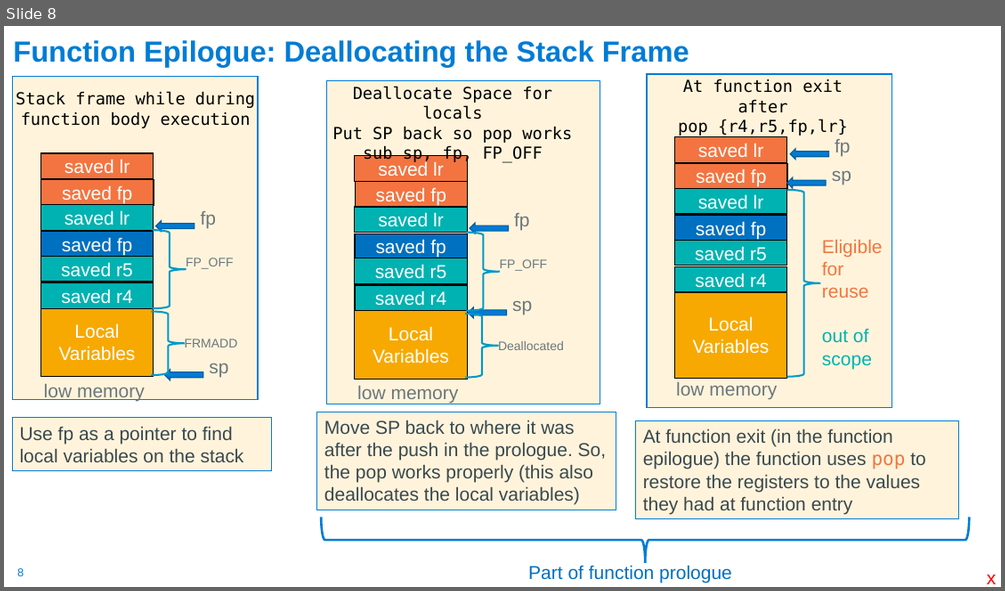
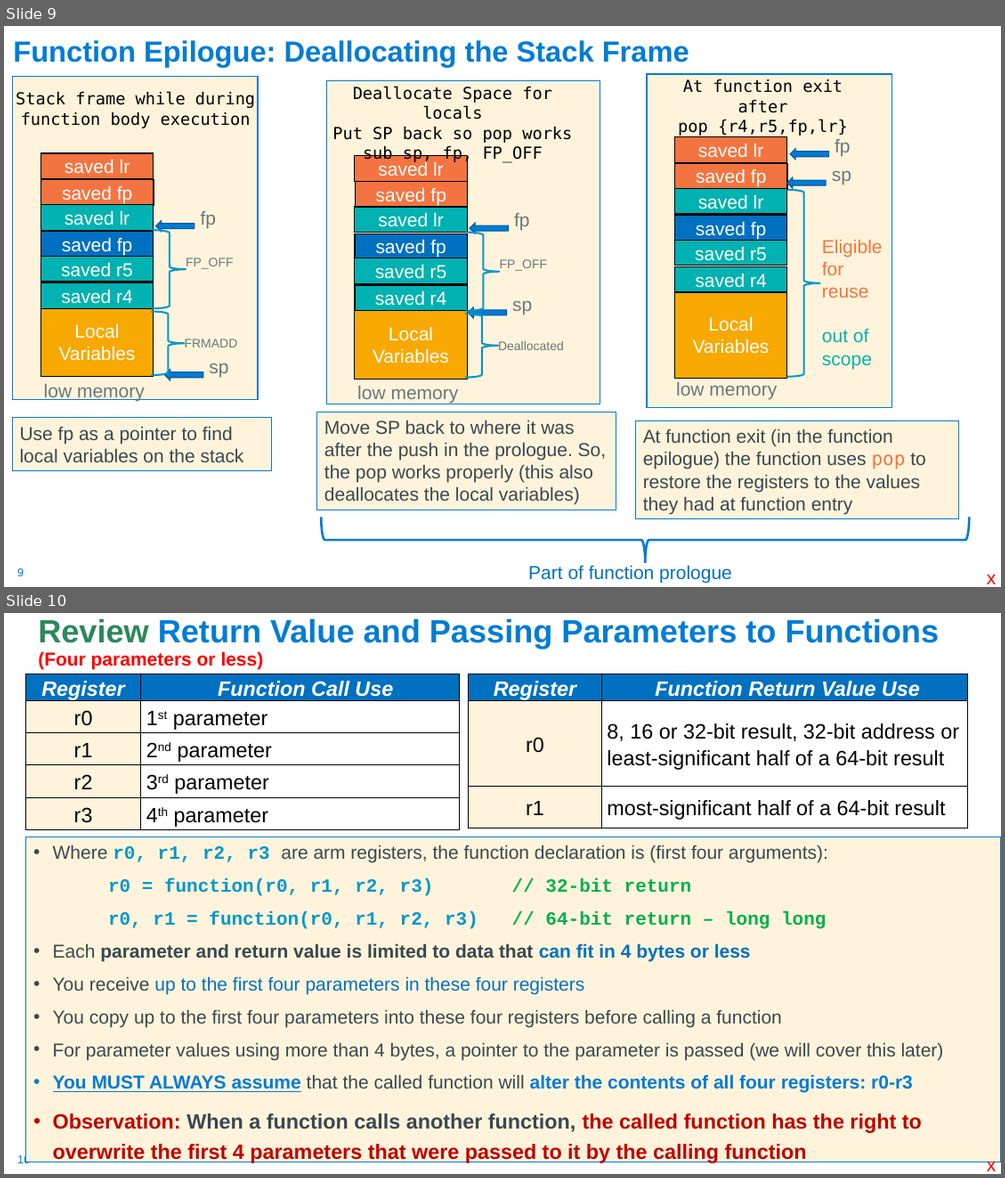
Before and after one commit to cse30-fa22/Muller_CSE30_Lecture_Slides, a slide deck: 10_Assm_Part5.pptx. Shown one above the other, each under a label of ours: slide 8 before the commit, slides 9 and 10 after it. The pictures are 1005x591 and 1005x1178 pixels, drawn with LibreOffice and Linux fonts; fonts in the diff are those of the drawing. Boxes give left, top, right and bottom in pixels: in the first picture for what was removed or moved away, otherwise in the second. Text is boxed around its words. In the diff, an @@ line names an element or a change of style, - is before the commit and + after.

```diff
--- a/10_Assm_Part5.pptx
+++ b/10_Assm_Part5.pptx
@@ slide 10 added at [4, 613, 1001, 1174], background #FFFFFF; not listed: 1 template element that a slide beside it also shows @@
@@ title added at [38, 618, 939, 669], 31 pt, text #007CD5, bold @@
+Review Return Value and Passing Parameters to Functions
+(Four parameters or less)
@@ table added at [25, 674, 460, 830], 5 rows, 2 columns @@
+Register | Function Call Use
+r0 | 1st parameter
+r1 | 2nd parameter
+r2 | 3rd parameter
+r3 | 4th parameter
@@ table added at [469, 674, 968, 827], 3 rows, 2 columns @@
+Register | Function Return Value Use
+r0 | 8, 16 or 32-bit result, 32-bit address or least-significant half of a 64-bit result
+r1 | most-significant half of a 64-bit result
@@ text added at [25, 837, 1001, 1163], fill #FFF4DB, outline #007CD5 0.75 pt, 18 pt, text #384851, bold @@
+• Where r0, r1, r2, r3 are arm registers, the function declaration is (first four arguments):
+r0 = function(r0, r1, r2, r3) // 32-bit return
+r0, r1 = function(r0, r1, r2, r3) // 64-bit return – long long
+• Each parameter and return value is limited to data that can fit in 4 bytes or less
+• You receive up to the first four parameters in these four registers
+• You copy up to the first four parameters into these four registers before calling a function
+• For parameter values using more than 4 bytes, a pointer to the parameter is passed (we will cover this later)
+• You MUST ALWAYS assume that the called function will alter the contents of all four registers: r0-r3
+• Observation: When a function calls another function, the called function has the right to overwrite the first 4 parameters that were passed to it by the calling function
@@ text added at [987, 1161, 995, 1171], 18 pt, text #FF0000 @@
+x
@@ what was slide 8 is now slide 9 @@
```
Also in this commit, not shown: 5 slides changed, 2 other slides added, 1 other file.
